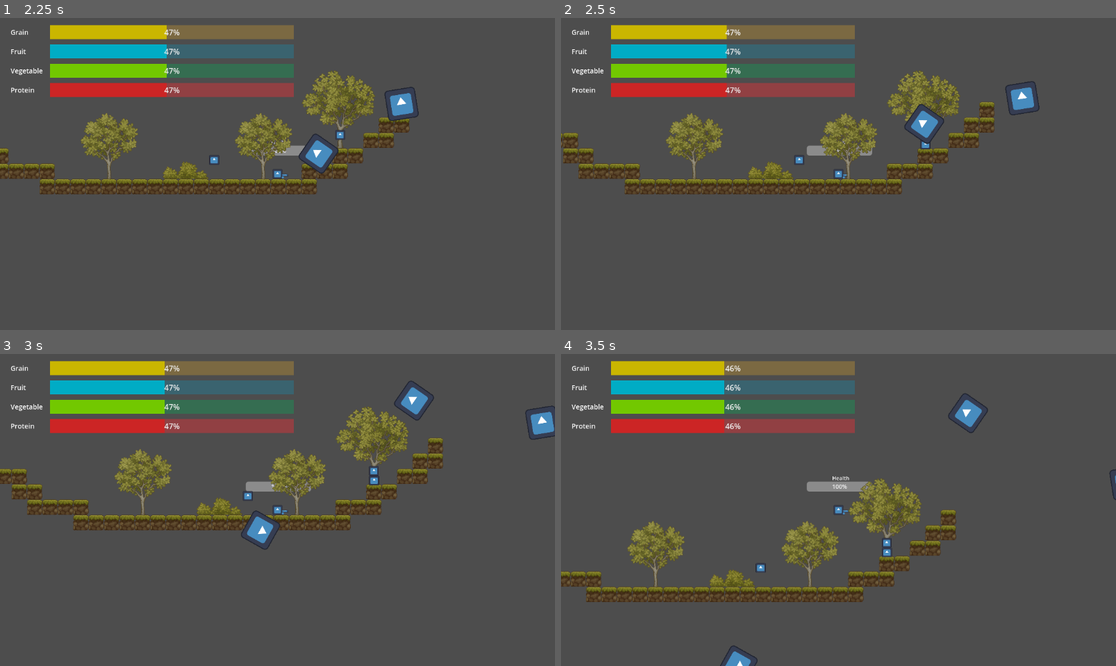
Above: before the commit, frames 1-4 (two rows, left to right).
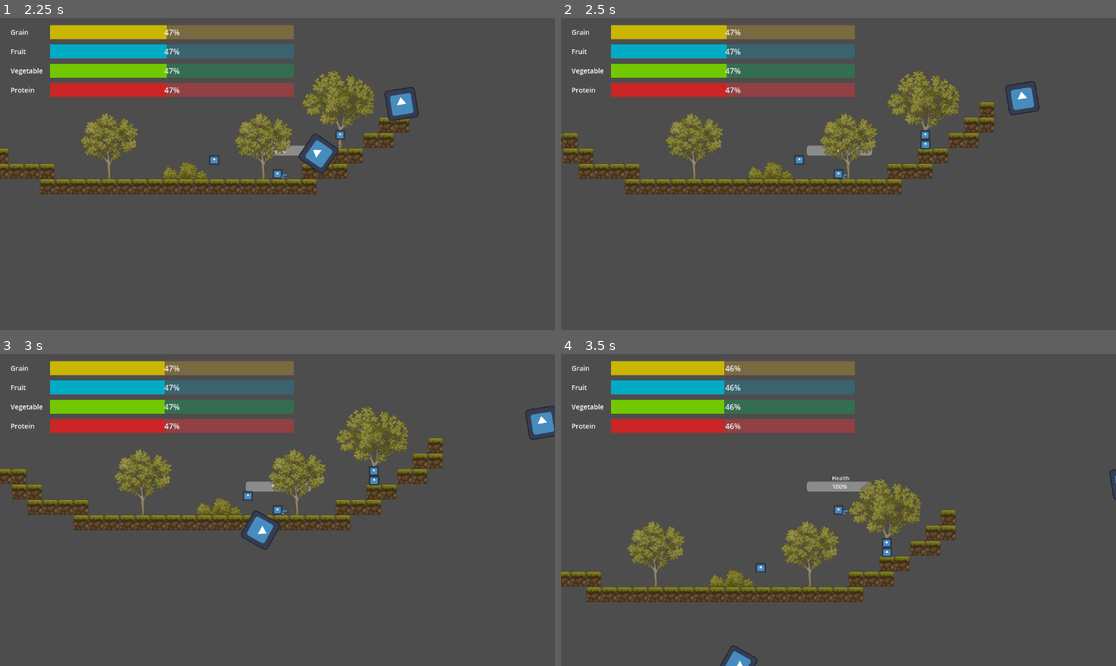
Above: after the commit, the same moments.

Repository: mathkimchi/PeddieHacks2025
Game: Godot game, scene res://Scenes/test_world.tscn
Same seed, same stepped clock (60 frames per second), same inputs: the game is played once before the commit and once after it. The engine's default icon, where the game draws it, is replaced by a stand-in: a white triangle on a blue panel in a dark square.
Inputs (mouse positions are in pixels of both pictures, inside the frame that each line leads up to):
- Up to frame 1 (2.25 s): move the mouse to (399, 158) at 0.52 s; press the mouse at (399, 158) at 0.53 s; hold D (ui_right) 0.53-2.03 s; tap W (ui_up) at 0.77, 1.07, 1.52, 1.82 s; move the mouse to (166, 189) at 1.27 s; release the mouse at (166, 189) at 1.28 s; click (166, 189) at 1.35 s; move the mouse to (333, 105) at 2.02 s; press the mouse at (333, 105) at 2.03 s; hold A (ui_left) from 2.03 s (still down)
- Up to frame 2 (2.5 s): keep holding A (ui_left)
- Up to frame 3 (3 s): move the mouse to (249, 572) at 2.77 s; release A (ui_left) at 2.78 s; release the mouse at (249, 572) at 2.78 s; hold D (ui_right) from 2.78 s (still down); click (249, 572) at 2.85 s
- Up to frame 4 (3.5 s): keep holding D (ui_right); tap W (ui_up) at 3.02, 3.32 s

Frame 1 is identical in both runs. In frame 2, 0.4% of the frame differs, in the area x 61-69%, y 27-41%; in frame 3, 0.3%; in frame 4, 0.3%.

Commit message:
kill bullet if food was spawned

Diff:
--- a/Scenes/food_spawner/basic_food_spawner.gd
+++ b/Scenes/food_spawner/basic_food_spawner.gd
@@ -27,4 +27,6 @@
 		get_tree().create_timer(spawn_cooldown).timeout.connect(func (): self.can_spawn=true)
 		# <<< Spawn Cooldown <<<
 
+		body.queue_free() # kill the bullet if it actually spawned food, otherwise, leave the bullet alone
+
 		print("Hi")
